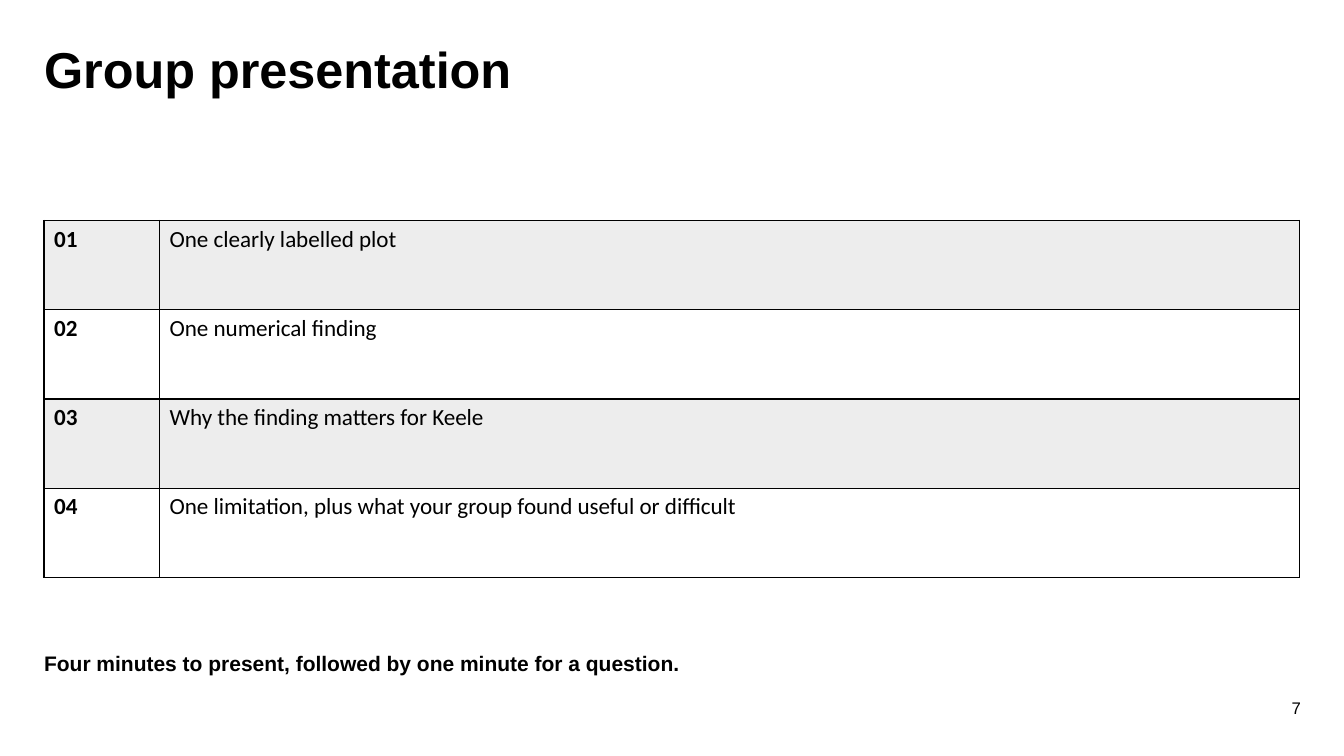
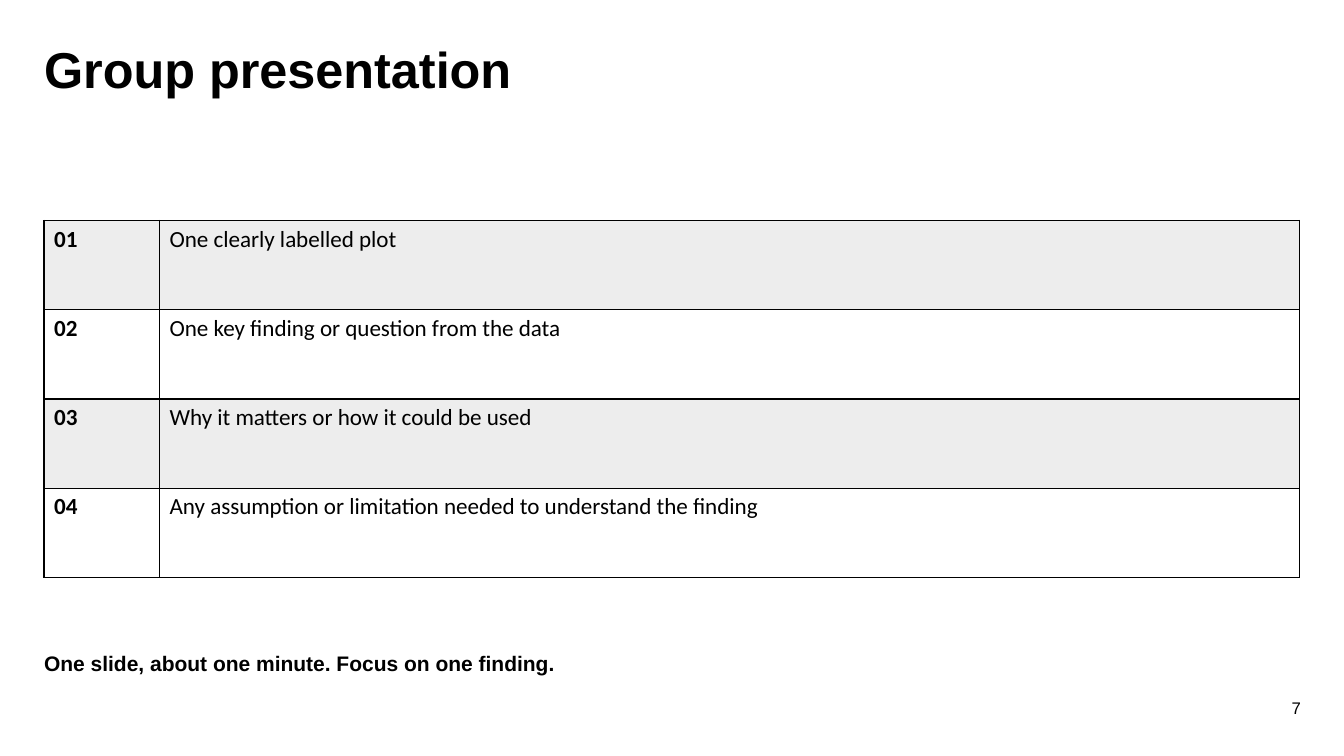
Before and after one commit to SENDatKeele/ERA-event, a slide deck: slide 7 of slides/ERA-Hackathon-Data-Briefing.pptx. Drawn at 1344x756 pixels with LibreOffice and Linux fonts; fonts in the diff are those of the drawing. Boxes give left, top, right and bottom in pixels: in the first picture for what was removed or moved away, otherwise in the second. Text is boxed around its words. In the diff, an @@ line names an element or a change of style, - is before the commit and + after.

```diff
--- a/slides/ERA-Hackathon-Data-Briefing.pptx
+++ b/slides/ERA-Hackathon-Data-Briefing.pptx
@@ table at [44,221,1301,578] @@
-row 2, column 2: One numerical finding
+row 2, column 2: One key finding or question from the data
-row 3, column 2: Why the finding matters for Keele
+row 3, column 2: Why it matters or how it could be used
-row 4, column 2: One limitation, plus what your group found useful or difficult
+row 4, column 2: Any assumption or limitation needed to understand the finding
@@ text at [44,655,555,676]: text changed @@
-Four minutes to present, followed by one minute for a question.
+One slide, about one minute. Focus on one finding.
```
Also in this commit, not shown: 3 other slides changed, 8 other files.
